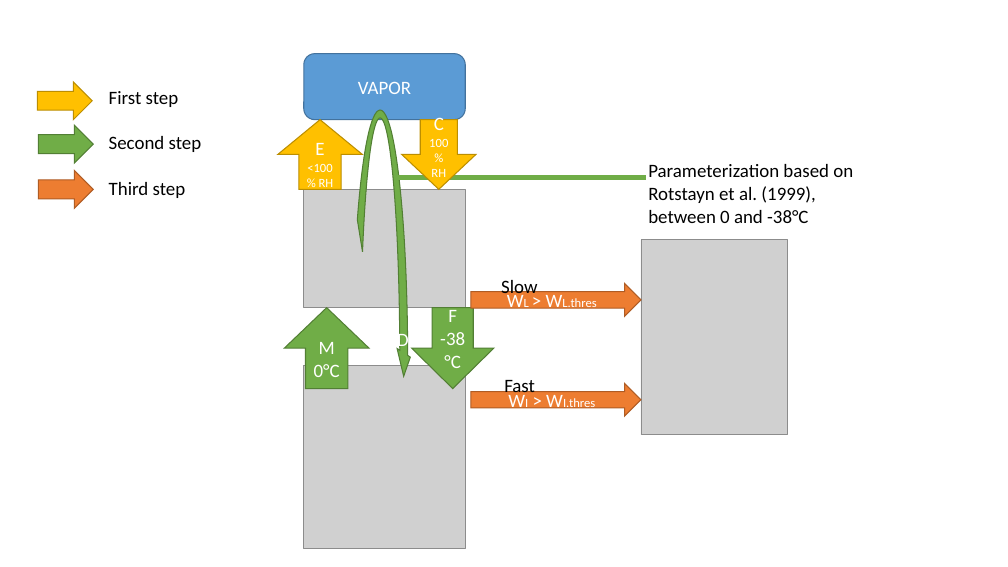
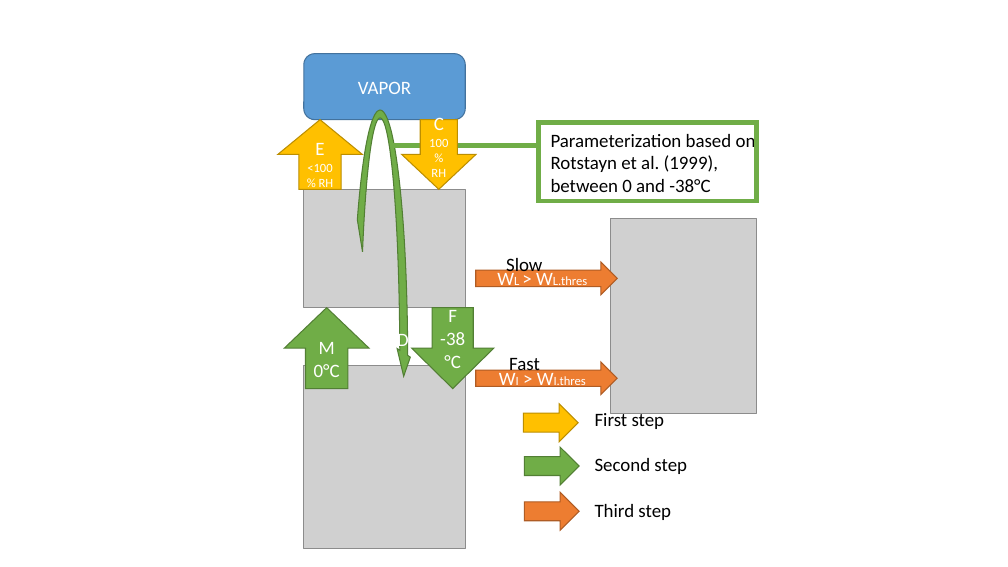
Before and after one commit to meteoNL/CloudParcelModel_SOACproject, a slide deck: slide 1 of model_representation.pptx. Drawn at 1008x567 pixels with LibreOffice and Linux fonts; fonts in the diff are those of the drawing; grey boxes stand for pictures. Boxes give left, top, right and bottom in pixels: in the first picture for what was removed or moved away, otherwise in the second. Text is boxed around its words. In the diff, an @@ line names an element or a change of style, - is before the commit and + after.

```diff
--- a/model_representation.pptx
+++ b/model_representation.pptx
@@ line moved from (395, 178) - (646, 178) to (392, 146) - (541, 146) @@
@@ rectangle added at (539,123,757,201), outline #70AD47 4.5 pt @@
@@ text "Parameterization based on Rotstayn et ...": place and size @@
-text "Parameterization based on Rotstayn et ..." at (648,164,853,223)
+text "Parameterization based on Rotstayn et ..." at (551,131,756,192)
@@ picture: place and size @@
-picture at (641,240,787,435)
+picture at (610,219,756,414)
@@ right arrow "WL > WL.thres": place and size @@
-right arrow "WL > WL.thres" at (471,284,641,316)
+right arrow "WL > WL.thres" at (476,262,617,295)
@@ text "Slow": place and size @@
-text "Slow" at (501,277,537,298)
+text "Slow" at (506,256,542,277)
@@ text "Fast": place and size @@
-text "Fast" at (504,376,535,397)
+text "Fast" at (509,355,540,376)
@@ right arrow "WI > WI.thres": place and size @@
-right arrow "WI > WI.thres" at (471,383,641,416)
+right arrow "WI > WI.thres" at (476,362,617,395)
@@ 3 right arrows, 1 text: place and size @@
-3 right arrows, 1 text at (38,82,202,208)
+3 right arrows, 1 text at (523,404,687,530)
```
Also in this commit, not shown: 1 other file.
